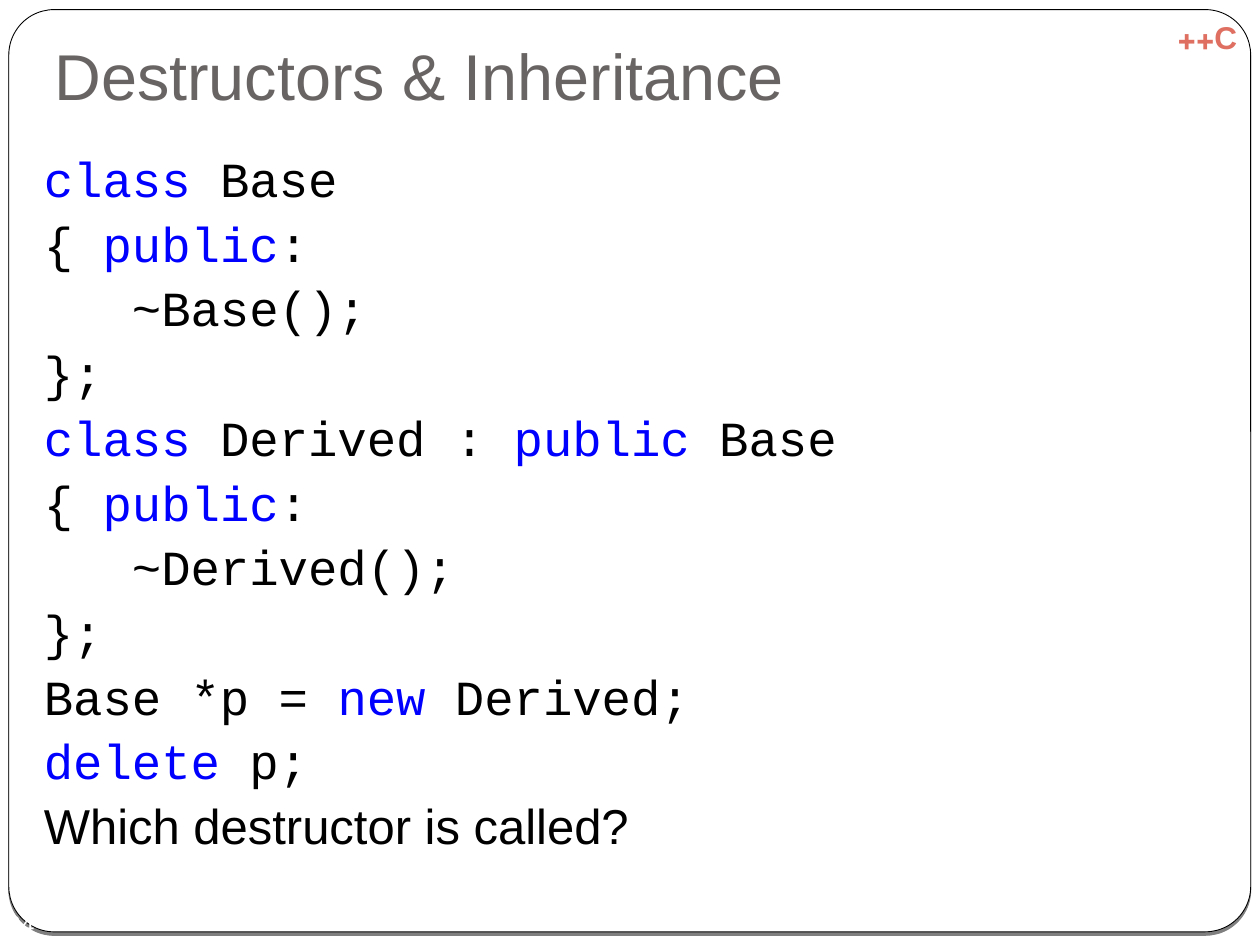
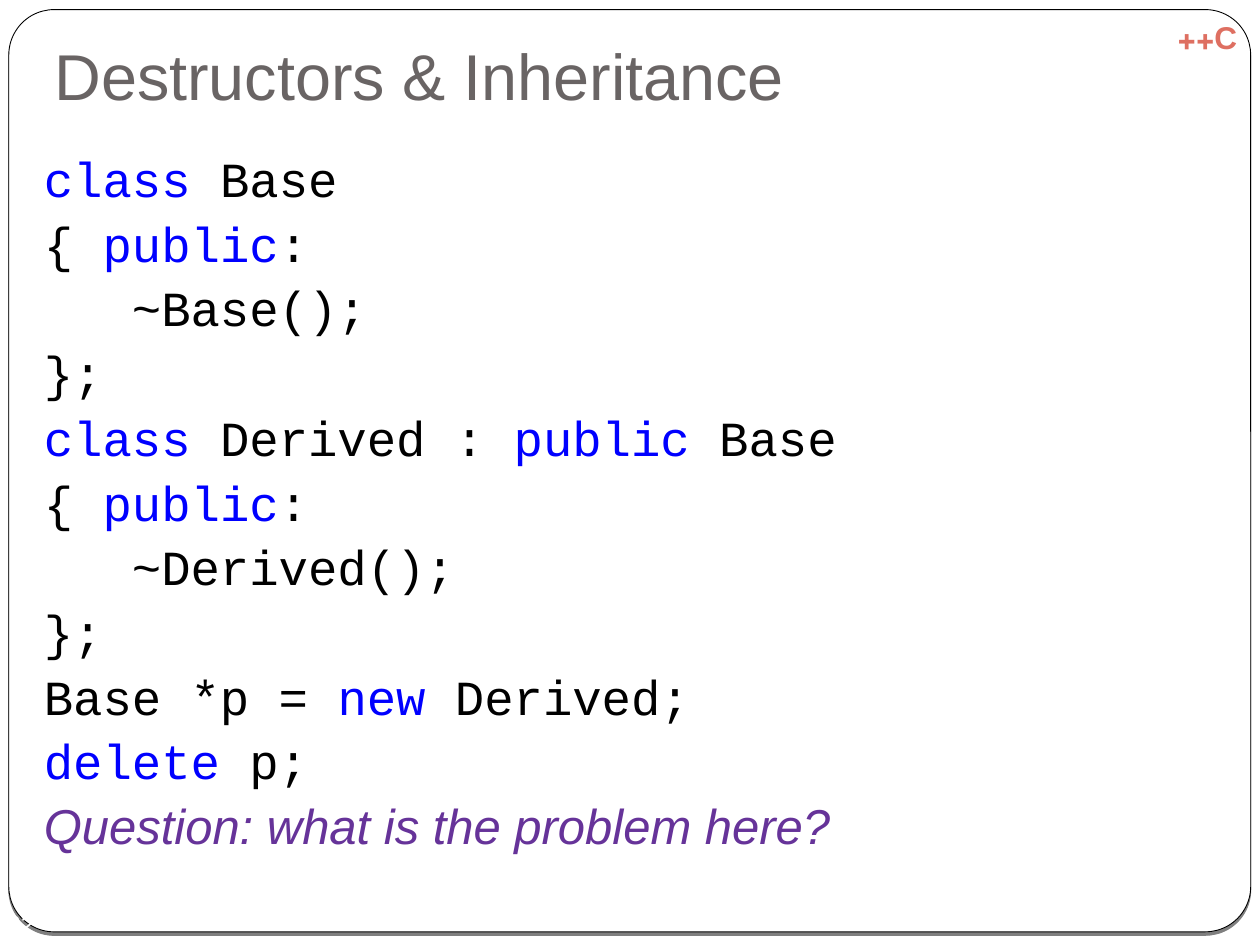
Before and after one commit to cpp-at-ariel/cpp-5779, a slide deck: slide 32 of 06-inheritance/slides-virtual.odp (slide 34 before the commit). Drawn at 1260x945 pixels with LibreOffice and Linux fonts; fonts in the diff are those of the drawing. Boxes give left, top, right and bottom in pixels: in the first picture for what was removed or moved away, otherwise in the second. Text is boxed around its words. In the diff, an @@ line names an element or a change of style, - is before the commit and + after.

```diff
--- a/06-inheritance/slides-virtual.odp
+++ b/06-inheritance/slides-virtual.odp
@@ text at (x1=44, y1=162, x2=836, y2=854): text changed @@
-class Base
-{ public:
-~Base();
-};
-class Derived : public Base
-{ public:
-~Derived();
-};
-Base *p = new Derived;
-delete p;
-Which destructor is called?
+class Base
+{ public:
+~Base();
+};
+class Derived : public Base
+{ public:
+~Derived();
+};
+Base *p = new Derived;
+delete p;
+Question: what is the problem here?
@@ page number at (x1=7, y1=914, x2=34, y2=931): text changed @@
-34
+32
```
Also in this commit, not shown: 18 other slides changed, 1 slide added, 2 slides removed, 3 other files.
